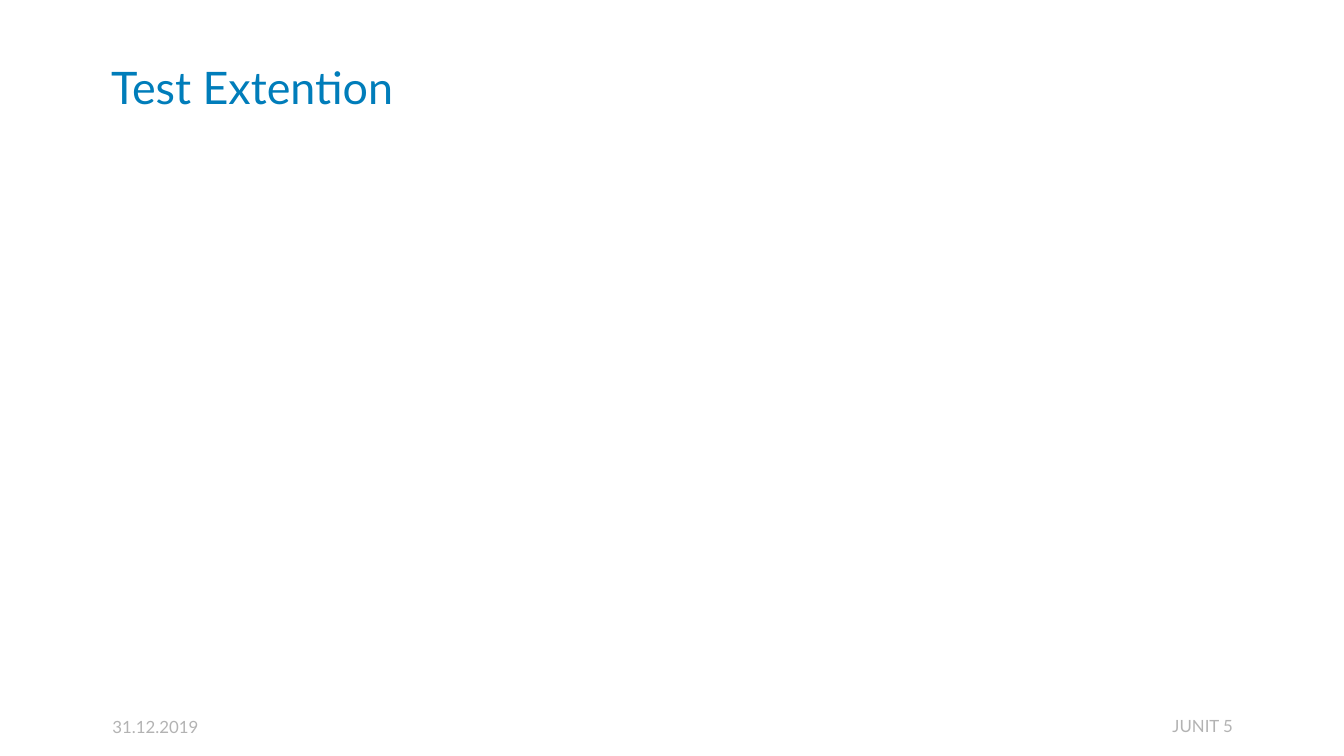
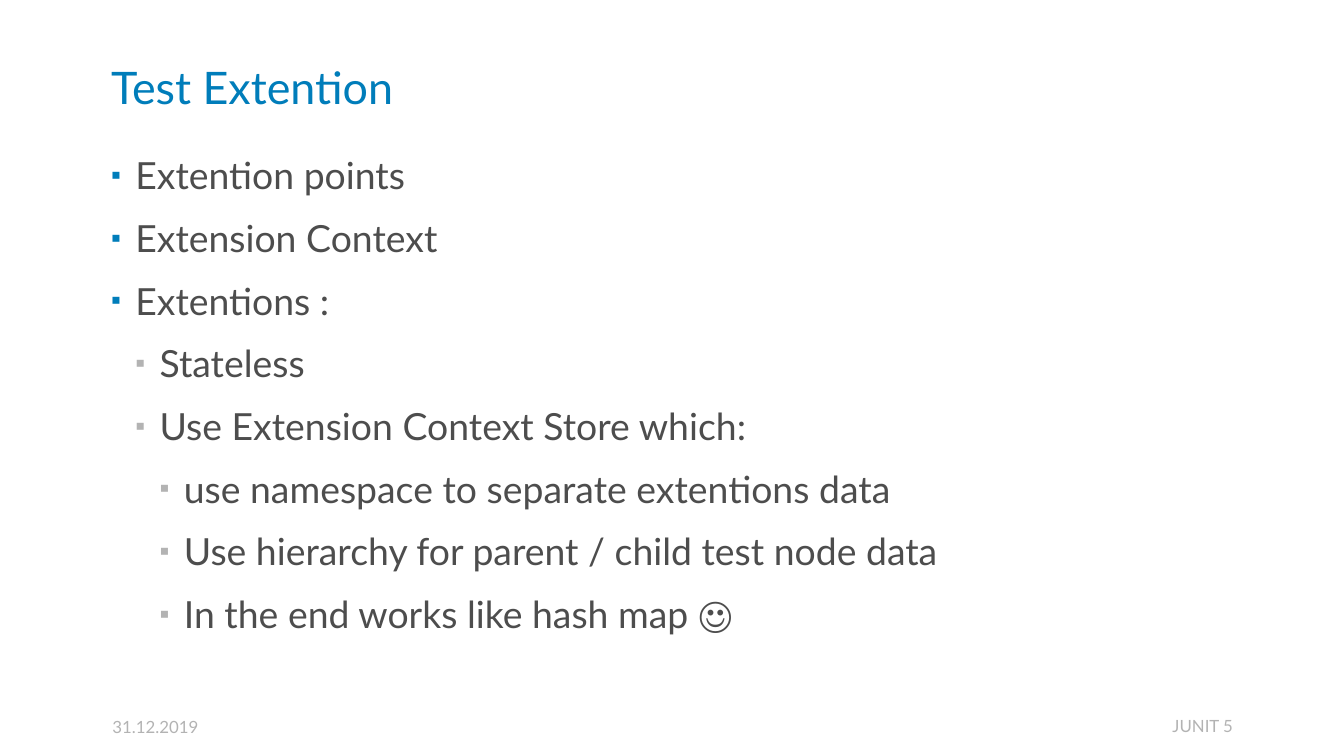
Before and after one commit to HellSpawn287/pf-presentations, a slide deck: slide 17 of ZJAVA/Junit5/Junit5 - ZJAVA.pptx. Drawn at 1344x756 pixels with LibreOffice and Linux fonts; fonts in the diff are those of the drawing. Boxes give left, top, right and bottom in pixels: in the first picture for what was removed or moved away, otherwise in the second. Text is boxed around its words. In the diff, an @@ line names an element or a change of style, - is before the commit and + after.

Commit message:
Junit5 - extension - conditions

```diff
--- a/ZJAVA/Junit5/Junit5 - ZJAVA.pptx
+++ b/ZJAVA/Junit5/Junit5 - ZJAVA.pptx
@@ text added at (135, 161, 937, 635), 20 pt, text #4D4D4D @@
+▪ Extention points
+▪ Extension Context
+▪ Extentions :
+  ▪ Stateless
+  ▪ Use Extension Context Store which:
+    ▪ use namespace to separate extentions data
+    ▪ Use hierarchy for parent / child test node data
+    ▪ In the end works like hash map ☺
```
Also in this commit, not shown: 4 other files.
